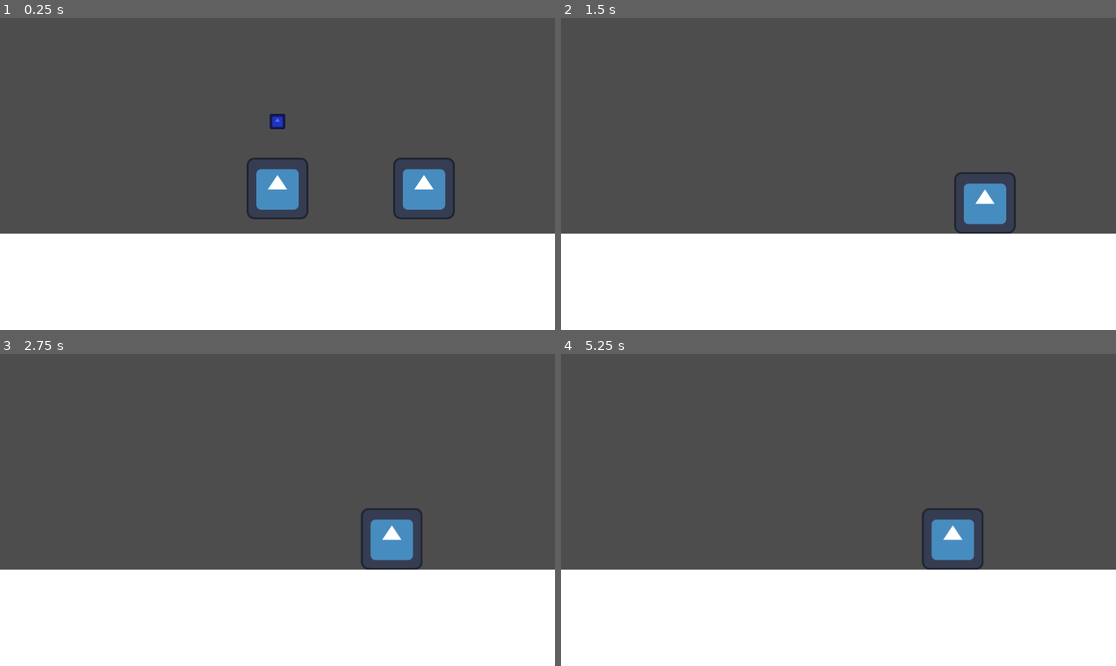
Above: before the commit, frames 1-4 (two rows, left to right).
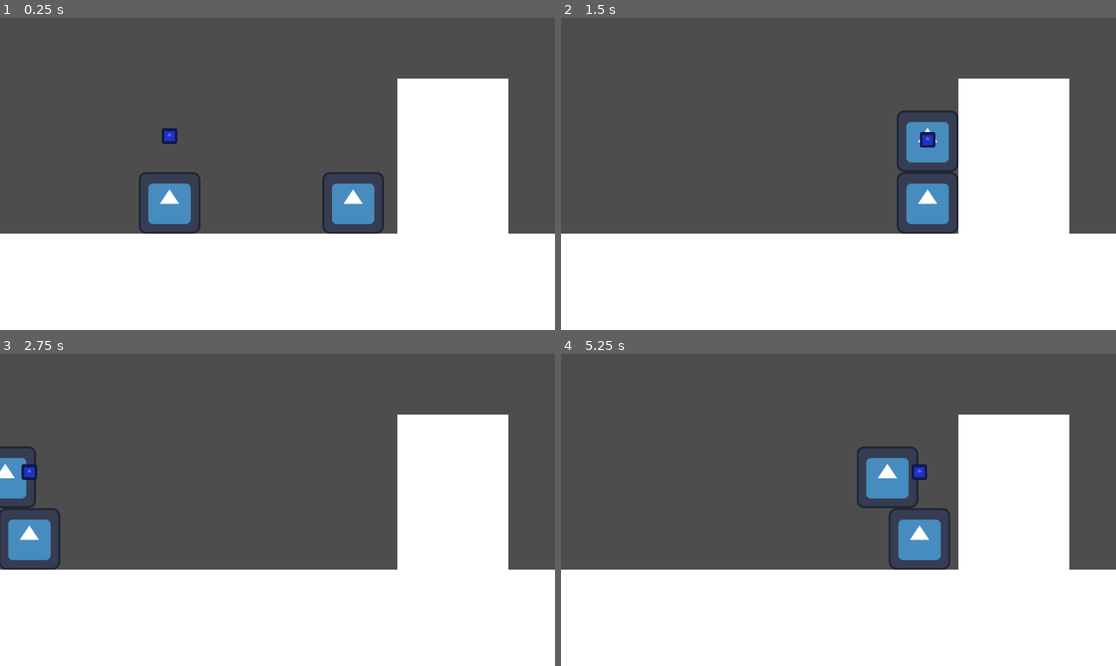
Above: after the commit, the same moments.

Repository: jmrvicencio/HelpingJovi
Game: Godot game, scene res://scenes/main.tscn
Two runs of this game, one before a commit and one after it. Both use one fixed random seed, a clock stepped at 60 frames per second and the inputs below. The engine's default icon, where the game draws it, is replaced by a stand-in: a white triangle on a blue panel in a dark square.
Inputs:
- Up to frame 1 (0.25 s): no input
- Up to frame 2 (1.5 s): tap Enter (ui_accept) at 0.5 s; hold Right (ui_right) from 0.53 s (still down); tap E (player1_give) at 0.6 s; tap I (player2_jump) at 0.77 s; tap O (player2_give) at 1.35 s
- Up to frame 3 (2.75 s): tap I (player2_jump) at 1.52 s; tap Enter (ui_accept) at 2 s; release Right (ui_right) at 2.03 s; hold Left (ui_left) from 2.03 s (still down); tap J (player2_left) at 2.1 s
- Up to frame 4 (5.25 s): release Left (ui_left) at 2.78 s; hold Right (ui_right) 2.78-4.28 s; tap L (player2_right) at 2.85 s; tap I (player2_jump) at 3.02, 3.77, 4.52 s; tap E (player1_give) at 3.6 s; hold Left (ui_left) 4.28-5.03 s; tap O (player2_give) at 4.35 s; tap Enter (ui_accept) at 5 s; hold Right (ui_right) from 5.03 s (still down); tap J (player2_left) at 5.1 s

The runs differ from the first frame. In frame 1, 14% of the frame differs, in the area x 25-92%, y 19-70%; in frame 2, 13%; in frame 3, 13%; in frame 4, 13%.

Commit message:
Added nudge on passing jumps

Diff:
--- a/elements/character/character.tscn
+++ b/elements/character/character.tscn
@@ -15,13 +15,5 @@
 [node name="Sprite2D" type="Sprite2D" parent="."]
 texture = ExtResource("2_w87oa")
 
-[node name="JumpIndicator" type="Sprite2D" parent="."]
-unique_name_in_owner = true
-visible = false
-modulate = Color(0.380392, 0.388235, 1, 1)
-position = Vector2(0, -139)
-scale = Vector2(0.25, 0.25)
-texture = ExtResource("2_w87oa")
-
 [node name="CollisionShape2D" type="CollisionShape2D" parent="."]
 shape = SubResource("RectangleShape2D_lquwl")
--- a/elements/character/character_body_2d.gd
+++ b/elements/character/character_body_2d.gd
@@ -10,11 +10,12 @@
 }
 
 @export var player: PLAYER = PLAYER.ONE
-@export var speed: float = 300.0
+@export var speed: float = 200.0
 @export var jump_velocity = -400.0
 @export var gravity_scale = Vector2(1, 1)
-@export var gravity:Vector2 = Vector2(0, 980)
+@export var gravity: Vector2 = Vector2(0, 980)
 @export var partner:Character
+@export var push_force: Vector2 = Vector2(2000.0, 2000)
 
 @onready var jump_indicator: Sprite2D = %JumpIndicator
 
@@ -24,14 +25,19 @@
 
 func _set_can_jump(val):
 	can_jump = val
+	if val:
+		var dir_to_partner: Vector2 = partner.position.direction_to(position)
+		velocity.x += dir_to_partner.x * push_force.x
+		velocity.y = dir_to_partner.y * push_force.y
 
-	#jump_indicator.visible = val
-	#jump_indicator.global_position = partner.global_position - Vector2(0, 139.0)
-	#
-	#var tween := create_tween()
-	#tween.set_ease(Tween.EASE_OUT)
-	#tween.set_trans(Tween.TRANS_BACK)
-	#tween.tween_property(jump_indicator, "position", Vector2(0, -139.0), 0.4)
+		if is_on_floor():
+			velocity.x += speed if partner.position.x - position.x < 0 else -speed
+			velocity.y -= 300
+
+		velocity.y = clampf(velocity.y, -1000.0, INF)
+		velocity.x = clampf(velocity.x, -2000, 2000)
+
+		print(velocity)
 
 
 func _physics_process(delta: float) -> void:
@@ -64,9 +70,14 @@
 
 	# Get the input direction and handle the movement/deceleration.
 	# As good practice, you should replace UI actions with custom gameplay actions.
+
+	var air_drag: float = 1.0
+	if !is_on_floor():
+		air_drag = 0.05
+
 	if direction:
-		velocity.x = direction * speed
+		velocity.x = move_toward(velocity.x, direction * speed, speed * (air_drag * 15))
 	else:
-		velocity.x = move_toward(velocity.x, 0, speed)
+		velocity.x = move_toward(velocity.x, 0, speed * air_drag)
 
 	move_and_slide()
--- a/scenes/main.tscn
+++ b/scenes/main.tscn
@@ -6,9 +6,6 @@
 
 [sub_resource type="RectangleShape2D" id="RectangleShape2D_1bvp3"]
 size = Vector2(1152, 320)
-
-[sub_resource type="RectangleShape2D" id="RectangleShape2D_jyhfs"]
-size = Vector2(90, 90)
 
 [node name="Node2D" type="Node2D" node_paths=PackedStringArray("player1")]
 script = ExtResource("1_0wfyh")
@@ -25,26 +22,31 @@
 position = Vector2(576, 160)
 shape = SubResource("RectangleShape2D_1bvp3")
 
+[node name="StaticBody2D2" type="StaticBody2D" parent="."]
+position = Vector2(825, 126)
+scale = Vector2(0.2, 5.28)
+
+[node name="ColorRect" type="ColorRect" parent="StaticBody2D2"]
+offset_right = 1152.0
+offset_bottom = 320.0
+
+[node name="CollisionShape2D" type="CollisionShape2D" parent="StaticBody2D2"]
+position = Vector2(576, 160)
+shape = SubResource("RectangleShape2D_1bvp3")
+
 [node name="Player1" parent="." node_paths=PackedStringArray("partner") groups=["character", "example"] instance=ExtResource("1_o5qli")]
-position = Vector2(576, 256)
+position = Vector2(546, 368)
 partner = NodePath("../Player2")
 
 [node name="Player2" parent="." node_paths=PackedStringArray("partner") groups=["character"] instance=ExtResource("1_o5qli")]
-position = Vector2(880, 256)
+position = Vector2(733, 368)
 player = 1
 partner = NodePath("../Player1")
-
-[node name="Area2D" type="Area2D" parent="."]
-position = Vector2(376, 344)
-metadata/_edit_group_ = true
-
-[node name="CollisionShape2D" type="CollisionShape2D" parent="Area2D"]
-position = Vector2(35, 35)
-shape = SubResource("RectangleShape2D_jyhfs")
 
 [node name="JumpIndicator" type="Sprite2D" parent="."]
 unique_name_in_owner = true
 modulate = Color(0.380392, 0.388235, 1, 1)
+z_index = 1
 position = Vector2(0, -139)
 scale = Vector2(0.25, 0.25)
 texture = ExtResource("3_sugp2")
Not shown: 1 places in scenes/main.tscn that only renumber resources
